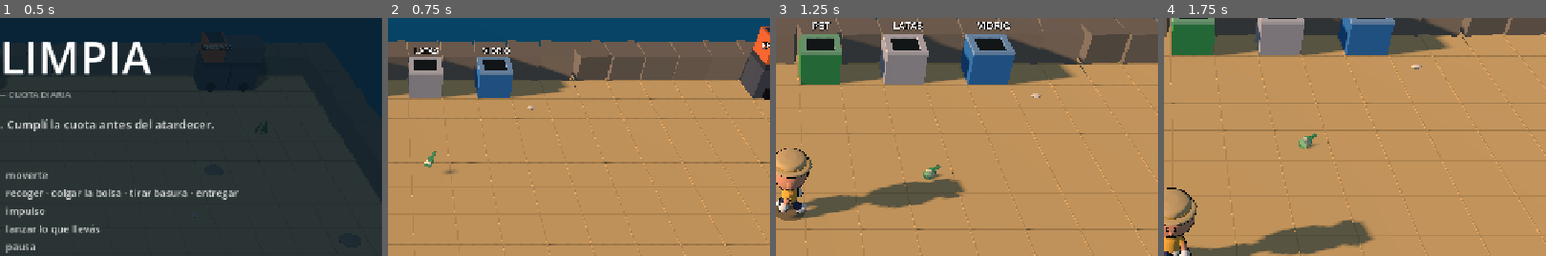
Above: before the commit, frames 1-4 (left to right).
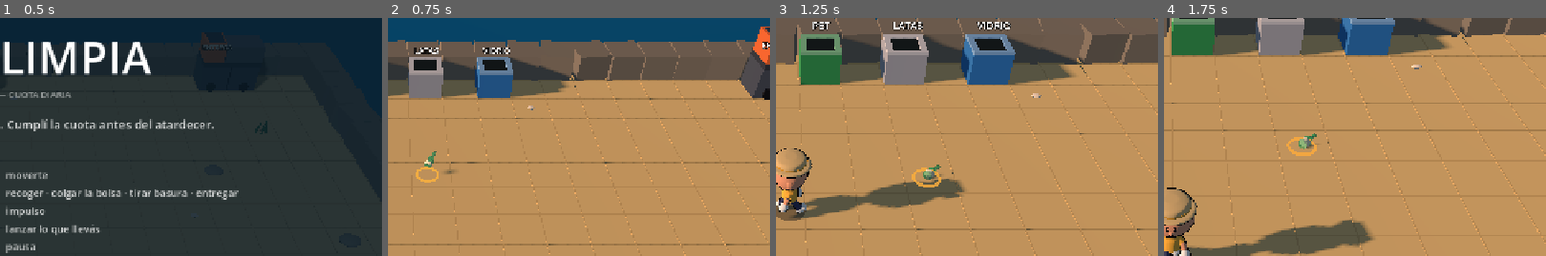
Above: after the commit, the same moments.

Repository: Catech124/playa-limpiar
Game: Godot game, scene res://scenes/Main.tscn
The game is run twice, just before and just after one commit, with the same random seed, the same clock (stepped at 60 frames per second) and the same inputs.
Inputs:
- Up to frame 1 (0.5 s): no input
- Up to frame 2 (0.75 s): tap Enter at 0.5, 0.6 s; hold D from 0.53 s (still down)
- Up to frame 3 (1.25 s): keep holding D; tap Space at 0.77, 1.07 s; tap Keypad Enter at 0.8 s
- Up to frame 4 (1.75 s): release D at 1.28 s; hold S from 1.28 s (still down); tap Keypad Enter at 1.35 s; tap Space at 1.52 s; tap 2 at 1.55 s
The pictures show only the part of the screen within x 50-100%, y 14-64%; the shares and areas given below are measured in that part.

Frame 1 is identical in both runs. In frame 2, 0.1% of the frame differs, in the area x 7-14%, y 62-70%; in frame 3, 0.2%; in frame 4, 0.2%, in the area x 32-40%, y 50-58%.

Commit message:
Fase 2: presión (se hunde, se rompe, gaviota) con aros y tope de castigos
- Basura flotante: el agua tira basura en la primera fila (15 % el Día 2,
  25 % el Día 3) y se hunde a los 6 s si nadie la rescata. Se alcanza desde
  la orilla; el agua ahora es un escalón bajo para que la basura flote y el
  jugador siga sin poder entrar.
- Vidrio en la arena: se rompe a los 10 s (no a los 6: la playa es grande y
  el aro ya avisa) y descuenta.
- Gaviota: ahora también cuesta puntos, no solo se lleva la basura.
- Aro de cuenta atrás en el piso sobre cada basura que vence: se cierra y
  pasa de ámbar a rojo. Sigue al cuerpo si la basura rueda.
- Tope de 3 castigos por minuto (ventana de 60 s): el resto solo avisan.
- Los castigos cuestan puntos, no tiempo: la cuota se gana entregando.

78 comprobaciones headless (2 nuevas de agua, 4 de presión y tope).

Diff:
--- a/scripts/carry_item.gd
+++ b/scripts/carry_item.gd
@@ -15,6 +15,7 @@
 var contents: Array = []     # solo bolsas: Array[String]
 var node: Node3D = null      # visual en la escena
 var hung := false            # bolsa colgada en un contenedor: cambia de forma
+var ring: Node3D = null      # aro de cuenta atrás (solo basura con vencimiento)
 var life := 0.0              # segundos que lleva tirado en el piso
 var origin := "beach"        # beach | water (el agua vale más en la Fase 3)
 
--- a/scripts/config.gd
+++ b/scripts/config.gd
@@ -31,6 +31,18 @@
 const POINTS_PER_BIN := 1          # basura metida en la bolsa del contenedor
 const POINTS_PER_ITEM := 10        # basura entregada en el camión
 const PENALTY := 2                 # castigo (contenedor equivocado, etc.)
+
+# --- presión (Fase 2) ----------------------------------------------------
+## Basura flotante: se hunde si nadie la recoge. El tiro hasta la orilla es
+## corto, pero hay que verla y decidir ir.
+const SEA_SINK_TIME := 10.0
+## Vidrio en la arena: se rompe solo. Bastante más margen que el mar: la playa
+## es grande, hay que cruzarla caminando y con 6 s era castigo seguro.
+const GLASS_BREAK_TIME := 14.0
+## Tope: como mucho 3 castigos por minuto descuentan puntos. Si no, un jugador
+## que se distrae 20 s pierde la partida sin poder remontar.
+const PENALTY_CAP := 3
+const PENALTY_WINDOW := 60.0
 
 # --- gaviotas ------------------------------------------------------------
 ## Depende de cuántos jugadores hay: con uno solo no alcanzan las manos para
--- a/scripts/grid_world.gd
+++ b/scripts/grid_world.gd
@@ -87,7 +87,9 @@
 
 
 func item_position(tile: CellData) -> Vector3:
-	return Vector3(tile.x + 0.5, tile.top_y() + 0.02, tile.y + 0.5)
+	# la basura del agua flota sobre la lámina (el agua sigue siendo sólida)
+	var y := 0.24 if tile.kind == "water" else tile.top_y() + 0.02
+	return Vector3(tile.x + 0.5, y, tile.y + 0.5)
 
 
 # ------------------------------------------------------------------ geometría
@@ -453,7 +455,9 @@
 	# Todos los sólidos llevan una pared ALTA: con la altura real (0.55 a 0.95)
 	# la cápsula del jugador se trepaba al borde y quedaba "encima de todo".
 	# La altura visual la da el mesh; el collider es una pared invisible.
-	var height := 2.0
+	# el agua es un escalón bajo: frena al jugador pero deja flotar la basura;
+	# el resto de los sólidos son paredes altas (la cápsula se trepaba encima)
+	var height := 0.20 if t.kind == "water" else 2.0
 
 	var body := StaticBody3D.new()
 	var shape := CollisionShape3D.new()
--- a/scripts/gulls.gd
+++ b/scripts/gulls.gd
@@ -133,7 +133,8 @@
 				g.carry.node.position = Vector3(0, -0.2, 0)
 				g.carry.node.scale = Vector3(0.7, 0.7, 0.7)
 				game.stats["stolen"] = int(game.stats.get("stolen", 0)) + 1
-				game.toast(Vector3(g.target.x + 0.5, 1.6, g.target.y + 0.5), "¡Gaviota!", "bad")
+				# la gaviota cuesta puntos: es la presión de dejar basura tirada
+				game.penalty("¡Gaviota!", Vector3(g.target.x + 0.5, 1.6, g.target.y + 0.5))
 				g.phase = "exit"
 		_:
 			var edge := Vector3(g.pos.x, 3.4, -2.0)
--- a/scripts/levels.gd
+++ b/scripts/levels.gd
@@ -39,6 +39,7 @@
 		"spawn_interval": 3.6,
 		"spawn_max": 6,
 		"spawn_rows": [3, 10],
+		"spawn_water": 0.0,
 	},
 	{
 		"name": "Día 2 · Marea alta",
@@ -48,6 +49,7 @@
 		"spawn_interval": 3.0,
 		"spawn_max": 7,
 		"spawn_rows": [4, 10],
+		"spawn_water": 0.15,
 	},
 	{
 		"name": "Día 3 · Último día",
@@ -57,6 +59,7 @@
 		"spawn_interval": 2.4,
 		"spawn_max": 8,
 		"spawn_rows": [5, 10],
+		"spawn_water": 0.25,
 	},
 ]
 
--- a/scripts/main.gd
+++ b/scripts/main.gd
@@ -36,6 +36,8 @@
 
 var toasts: Array = []
 var _sync_cd := 0.0
+var clock := 0.0                 # segundos de la jornada (para el tope de castigos)
+var penalty_log: Array = []      # instantes de los castigos que descontaron
 var flying: Array = []
 
 
@@ -167,6 +169,8 @@
 
 	toasts.clear()
 	flying.clear()
+	clock = 0.0
+	penalty_log.clear()
 	score = 0
 	won = false
 	stats = {"delivered": 0, "spawned": 0, "binned": 0, "stolen": 0, "penalties": 0, "thrown": 0}
@@ -293,7 +297,9 @@
 
 	_update_camera(delta)
 
+	clock += delta
 	time_left = maxf(0.0, time_left - delta)
+	_tick_decay(delta)
 
 	spawner.tick(delta)
 	if not sandbox:
@@ -314,6 +320,80 @@
 			_finish(true)
 		elif time_left <= 0.0:
 			_finish(false)
+
+
+## Presión de la Fase 2: la basura del agua se hunde y el vidrio de la arena se
+## rompe. El aro de cuenta atrás avisa cuánto queda (se cierra y se pone rojo).
+func _tick_decay(delta: float) -> void:
+	var expired: Array = []
+	for row in world.tiles:
+		for t in row:
+			var it: CarryItem = t.item
+			if it == null or not it.is_residue():
+				continue
+			var limit := 0.0
+			if it.origin == "water":
+				limit = GameConfig.SEA_SINK_TIME
+			elif it.type == "vidrio":
+				limit = GameConfig.GLASS_BREAK_TIME
+			if limit <= 0.0:
+				continue
+			it.life += delta
+			_update_ring(it, t, limit)
+			if it.life >= limit:
+				expired.append([t, it])
+	for e in expired:
+		var tile: CellData = e[0]
+		var it: CarryItem = e[1]
+		var at := tile.center() + Vector3(0, 0.5, 0)
+		tile.item = null
+		destroy_item(it)
+		if it.origin == "water":
+			penalty("Se hundió", at)
+		else:
+			penalty("Vidrio roto", at)
+
+
+func _make_ring() -> MeshInstance3D:
+	var mi := MeshInstance3D.new()
+	var torus := TorusMesh.new()
+	torus.inner_radius = 0.24
+	torus.outer_radius = 0.30
+	torus.rings = 20
+	torus.ring_segments = 6
+	mi.mesh = torus
+	var m := StandardMaterial3D.new()
+	m.shading_mode = BaseMaterial3D.SHADING_MODE_UNSHADED
+	m.transparency = BaseMaterial3D.TRANSPARENCY_ALPHA
+	m.albedo_color = Color(1.0, 0.72, 0.25, 0.85)
+	mi.material_override = m
+	mi.cast_shadow = GeometryInstance3D.SHADOW_CASTING_SETTING_OFF
+	return mi
+
+
+## El aro va en el piso (no cuelga del ítem): si la botella rueda, el aviso
+## sigue legible desde la cámara alta.
+func _update_ring(it: CarryItem, tile: CellData, limit: float) -> void:
+	if it.ring == null or not is_instance_valid(it.ring):
+		it.ring = _make_ring()
+		world.items_root.add_child(it.ring)
+	var left := clampf(1.0 - it.life / limit, 0.0, 1.0)
+	# el aro sigue al cuerpo (la basura rueda), no a la celda donde cayó
+	var at := Vector3(tile.x + 0.5, 0.035, tile.y + 0.5)
+	if it.node != null:
+		at.x = it.node.global_position.x
+		at.z = it.node.global_position.z
+	it.ring.position = at
+	var k := 0.35 + 0.65 * left
+	it.ring.scale = Vector3(k, 1.0, k)
+	var mat := (it.ring as MeshInstance3D).material_override as StandardMaterial3D
+	mat.albedo_color = Color(1.0, 0.72, 0.25, 0.85).lerp(Color(1.0, 0.22, 0.18, 0.95), 1.0 - left)
+
+
+func _clear_ring(item: CarryItem) -> void:
+	if item.ring != null and is_instance_valid(item.ring):
+		item.ring.queue_free()
+	item.ring = null
 
 
 ## La basura es física: si rueda dos celdas, la celda donde estaba quedaría
@@ -454,8 +534,17 @@
 	return 1
 
 
+## Castigo con motivo visible. Tope: los primeros 3 del último minuto
+## descuentan; el resto solo avisan (si no, distraerse 20 s hunde la partida
+## sin que se pueda remontar).
 func penalty(reason: String, pos: Vector3) -> void:
 	stats["penalties"] = int(stats.get("penalties", 0)) + 1
+	while not penalty_log.is_empty() and clock - float(penalty_log[0]) > GameConfig.PENALTY_WINDOW:
+		penalty_log.pop_front()
+	if penalty_log.size() >= GameConfig.PENALTY_CAP:
+		toast(pos, "%s · tope, no descuenta" % reason, "info")
+		return
+	penalty_log.append(clock)
 	score = maxi(0, score - GameConfig.PENALTY)
 	toast(pos, "%s −%d" % [reason, GameConfig.PENALTY], "bad")
 
@@ -713,6 +802,7 @@
 ## Un residuo en la mano (o en el pico de una gaviota) no tiene física: se
 ## congela y se saca de toda colisión. Si no, empuja al jugador y se cae solo.
 func _hold(item: CarryItem) -> void:
+	_clear_ring(item)          # si sale del piso, el aro ya no corresponde
 	var body := item.node as RigidBody3D
 	if body == null:
 		return
@@ -807,6 +897,7 @@
 func move_item_to_player(item: CarryItem, p: Player) -> void:
 	p.carrying = item
 	_unhang(item)
+	_clear_ring(item)
 	if item.node == null:
 		return
 	_hold(item)
@@ -820,6 +911,7 @@
 func destroy_item(item: CarryItem) -> void:
 	if item == null:
 		return
+	_clear_ring(item)
 	if item.node != null:
 		item.node.queue_free()
 		item.node = null
--- a/scripts/spawner.gd
+++ b/scripts/spawner.gd
@@ -12,7 +12,7 @@
 var interval := 3.6
 var max_on_ground := 6
 var rows := Vector2i(3, 10)
-var water_chance := 0.0        # Fase 3: basura flotante
+var water_chance := 0.0        # basura flotante en la primera fila de agua
 var enabled := true
 
 
@@ -26,6 +26,7 @@
 	max_on_ground = int(cfg.get("spawn_max", 6))
 	var band: Array = cfg.get("spawn_rows", [3, 10])
 	rows = Vector2i(int(band[0]), int(band[1]))
+	water_chance = float(cfg.get("spawn_water", 0.0))
 	timer = interval
 	for i in int(cfg.get("spawn_initial", 0)):
 		spawn_one()
@@ -53,7 +54,13 @@
 
 
 func spawn_one(force_type := "") -> CarryItem:
-	var tile := pick_tile()
+	# una parte de la basura cae al agua: se ve la orilla trabajar y hay una
+	# razón para correr (se hunde a los segundos)
+	var from_water := force_type == "" and water_chance > 0.0 and randf() < water_chance
+	var tile: CellData = pick_water_tile() if from_water else null
+	if tile == null:
+		from_water = false
+		tile = pick_tile()
 	if tile == null:
 		return null
 
@@ -61,7 +68,7 @@
 	if t == "":
 		t = pick_type()
 
-	var item := CarryItem.residue(t)
+	var item := CarryItem.residue(t, "water" if from_water else "beach")
 	ItemVisuals.build(item)
 	game.move_item_to_tile(item, tile)
 	# cae desde un poco más arriba y se acuesta sola: la basura no aparece
@@ -86,6 +93,31 @@
 	if candidates.is_empty():
 		return null
 	return candidates[randi() % candidates.size()]
+
+
+## Basura flotante: solo la PRIMERA fila de agua, que se alcanza desde la orilla
+## (el agua todavía no se camina; eso es la Fase 3).
+func pick_water_tile() -> CellData:
+	var row_y := -1
+	for y in world.h:
+		for x in world.w:
+			var t := world.tile_at(x, y)
+			if t != null and t.kind == "water":
+				row_y = y
+				break
+		if row_y >= 0:
+			break
+	if row_y < 0:
+		return null
+
+	var options: Array = []
+	for x in range(1, world.w - 1):
+		var t := world.tile_at(x, row_y)
+		if t != null and t.kind == "water" and t.item == null and not _player_on(t):
+			options.append(t)
+	if options.is_empty():
+		return null
+	return options[randi() % options.size()]
 
 
 func _player_on(t: CellData) -> bool:
--- a/tests/headless_test.gd
+++ b/tests/headless_test.gd
@@ -102,7 +102,10 @@
 		for t in lvl["quota"].keys():
 			need += int(lvl["quota"][t])
 		var burst := int(lvl["spawn_initial"])
-		var t_spawn := float(maxi(0, need - burst)) * float(lvl["spawn_interval"])
+		# una parte de la basura cae al agua y se hunde: no cuenta para la cuota
+		# salvo que se rescate, así que el ritmo tiene que cubrir esa pérdida
+		var lost := float(lvl.get("spawn_water", 0.0))
+		var t_spawn := float(maxi(0, need - burst)) / maxf(0.2, 1.0 - lost) * float(lvl["spawn_interval"])
 		check("el nivel «%s» puede llenar su cuota a tiempo" % String(lvl["name"]),
 			t_spawn < float(lvl["seconds"]) * 0.6,
 			"%.0f s de aparición para %.0f s de jornada" % [t_spawn, float(lvl["seconds"])])
@@ -402,6 +405,64 @@
 	check("en la mano el residuo queda sin física",
 		(kick_me.node as RigidBody3D).freeze and (kick_me.node as RigidBody3D).collision_layer == 0)
 
+	# --- el agua tira basura ---------------------------------------------
+	main.start_game(1, false, 1)          # Día 2: marea alta
+	await frames(2)
+	check("el Día 2 tira basura al agua", main.spawner.water_chance > 0.0,
+		"%.2f" % main.spawner.water_chance)
+	var wt: CellData = main.spawner.pick_water_tile()
+	check("la basura flotante cae en la primera fila de agua",
+		wt != null and wt.kind == "water" and wt.y == 11,
+		"fila %d" % (wt.y if wt != null else -1))
+
+	# --- presión: la basura que se pierde --------------------------------
+	main.start_game(1)
+	await frames(2)
+	# playa limpia: si queda vidrio de la aparición inicial, se rompe también y
+	# el conteo de castigos deja de ser determinista
+	for row in main.world.tiles:
+		for t in row:
+			if t.item != null:
+				main.destroy_item(t.item)
+				t.item = null
+	var glass: CarryItem = main.spawner.spawn_one("vidrio")
+	main._tick_decay(1.0)
+	check("el vidrio avisa con un aro de cuenta atrás", glass.ring != null)
+	var pen_before: int = int(main.stats["penalties"])
+	main._tick_decay(GameConfig.GLASS_BREAK_TIME)
+	check("el vidrio de la arena se rompe solo", glass.node == null)
+	check("el vidrio roto descuenta", int(main.stats["penalties"]) == pen_before + 1,
+		"%d -> %d" % [pen_before, int(main.stats["penalties"])])
+
+	# basura flotante: se alcanza desde la orilla y se hunde si nadie la agarra
+	var wtile: CellData = main.world.tile_at(5, 11)
+	if wtile != null and wtile.item != null:
+		main.destroy_item(wtile.item)
+		wtile.item = null
+	var floating: CarryItem = CarryItem.residue("lata", "water")
+	ItemVisuals.build(floating)
+	main.move_item_to_tile(floating, wtile)
+	p = main.players[0]
+	p.teleport(5, 10, Vector2i(0, 1))
+	check("la basura del agua se alcanza desde la orilla",
+		"recoger" in main.interaction_hint(p).to_lower(), main.interaction_hint(p))
+	pen_before = int(main.stats["penalties"])
+	main._tick_decay(GameConfig.SEA_SINK_TIME + 0.1)
+	check("la basura del agua se hunde", floating.node == null)
+	check("lo que se hundió descuenta", int(main.stats["penalties"]) == pen_before + 1)
+
+	# tope: como mucho 3 castigos por minuto descuentan
+	main.start_game(1)
+	await frames(2)
+	main.score = 100
+	var score0: int = main.score
+	for i in 6:
+		main.penalty("prueba", Vector3.ZERO)
+	check("el tope deja descontar solo 3 castigos por minuto",
+		score0 - main.score == GameConfig.PENALTY * GameConfig.PENALTY_CAP,
+		"descontó %d de %d" % [score0 - main.score, GameConfig.PENALTY * 6])
+	check("los castigos igual quedan contados", int(main.stats["penalties"]) == 6)
+
 	# --- avisos contextuales ---------------------------------------------
 	main.start_game(1)
 	await frames(2)
--- a/tests/shot.gd
+++ b/tests/shot.gd
@@ -52,6 +52,38 @@
 		await _shoot(1.2)
 		return
 
+	if "--pressure" in args:
+		# Fase 2: aro de cuenta atrás en el vidrio y basura flotante en la orilla
+		main.start_game(1)
+		await get_tree().process_frame
+		main.time_left = main.level_seconds * 0.55
+		for row in main.world.tiles:
+			for t in row:
+				if t.item != null:
+					main.destroy_item(t.item)
+					t.item = null
+		var spots := [[9, 8, "vidrio", 6.5], [12, 7, "vidrio", 2.0], [7, 9, "pet", 0.0]]
+		for spot in spots:
+			var r := CarryItem.residue(spot[2])
+			ItemVisuals.build(r)
+			main.move_item_to_tile(r, main.world.tile_at(spot[0], spot[1]))
+			main.drop_from_above(r)
+			r.life = float(spot[3])
+		for wx in [10, 13, 16]:
+			var w := CarryItem.residue("lata", "water")
+			ItemVisuals.build(w)
+			main.move_item_to_tile(w, main.world.tile_at(wx, 11))
+			main.drop_from_above(w)
+			w.life = 2.0 + float(wx % 3)
+		main.players[0].teleport(11, 9, Vector2i(0, 1))
+		for i in 80:
+			await get_tree().physics_frame
+		main._tick_decay(0.0)
+		main.camera.fov = 34.0
+		main.camera.look_at_from_position(Vector3(12.0, 6.4, 16.0), Vector3(12.0, 0.3, 10.6), Vector3.UP)
+		await _shoot(0.8)
+		return
+
 	if "--kick" in args:
 		# basura pateada: los residuos ruedan y quedan acostados
 		main.start_game(1)
Binary file changed: docs/captura-juego.png
Binary file added: docs/captura-presion.png
Not shown, changed: README.md
Not shown, changed: docs/MECANICAS.md
Not shown, changed: docs/PLAN-v2.md
